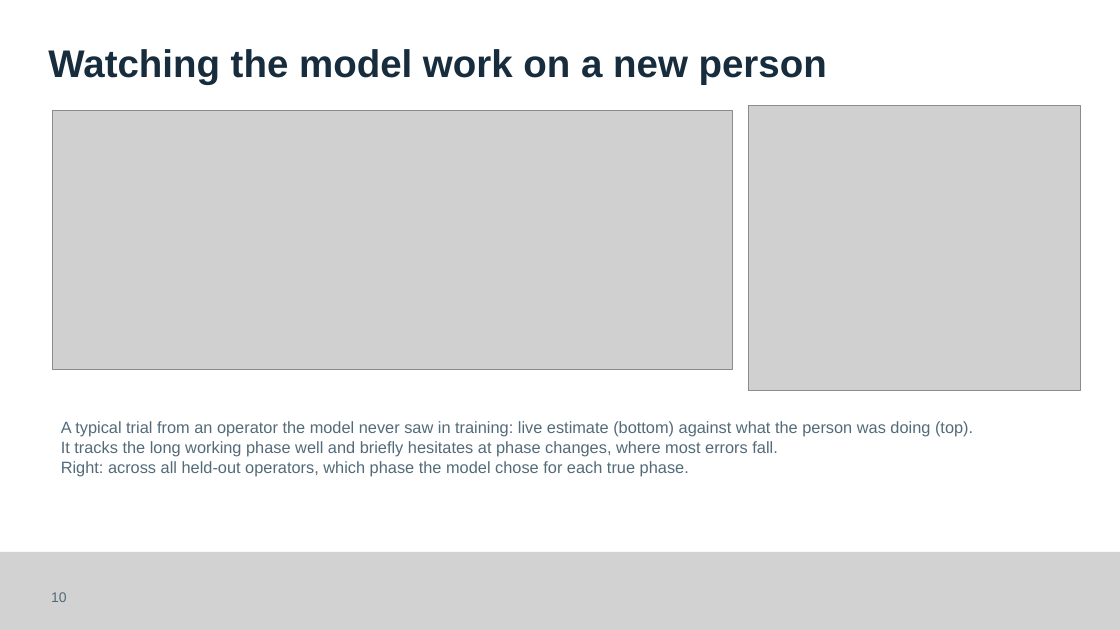
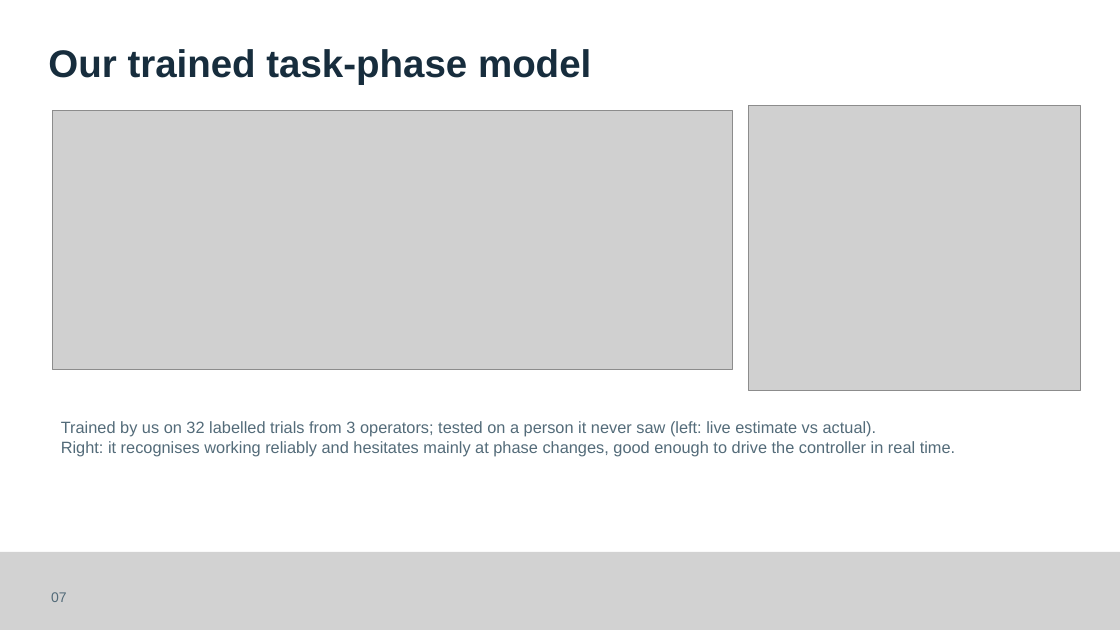
Before and after one commit to Kingwu12/adaptive-hrc-safety-system, a slide deck: slide 7 of presentation/FYP-assessment-presentation-v4.pptx (slide 10 before the commit). Drawn at 1120x630 pixels with LibreOffice and Linux fonts; fonts in the diff are those of the drawing; grey boxes stand for pictures. Boxes give left, top, right and bottom in pixels: in the first picture for what was removed or moved away, otherwise in the second. Text is boxed around its words. In the diff, an @@ line names an element or a change of style, - is before the commit and + after.

```diff
--- a/presentation/FYP-assessment-presentation-v4.pptx
+++ b/presentation/FYP-assessment-presentation-v4.pptx
@@ text at [48, 49, 591, 85]: text changed @@
-Watching the model work on a new person
+Our trained task-phase model
@@ text at [61, 421, 955, 457]: text changed @@
-A typical trial from an operator the model never saw in training: live estimate (bottom) against what the person was doing (top).
-It tracks the long working phase well and briefly hesitates at phase changes, where most errors fall.
-Right: across all held-out operators, which phase the model chose for each true phase.
+Trained by us on 32 labelled trials from 3 operators; tested on a person it never saw (left: live estimate vs actual).
+Right: it recognises working reliably and hesitates mainly at phase changes, good enough to drive the controller in real time.
@@ text at [51, 592, 67, 602]: text changed @@
-10
+07
```
Also in this commit, not shown: 11 other slides changed, 4 slides removed, 1 other file.
